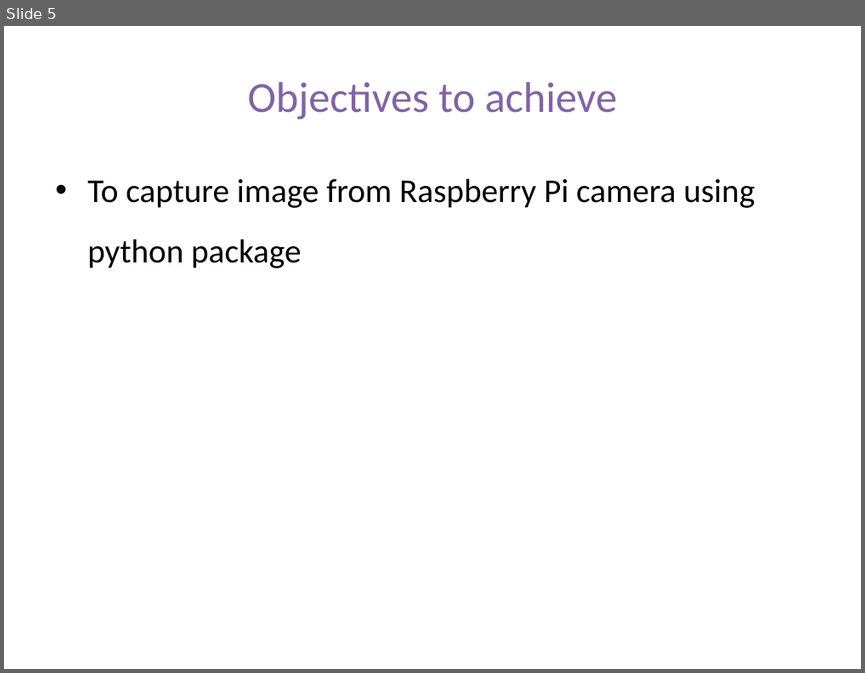
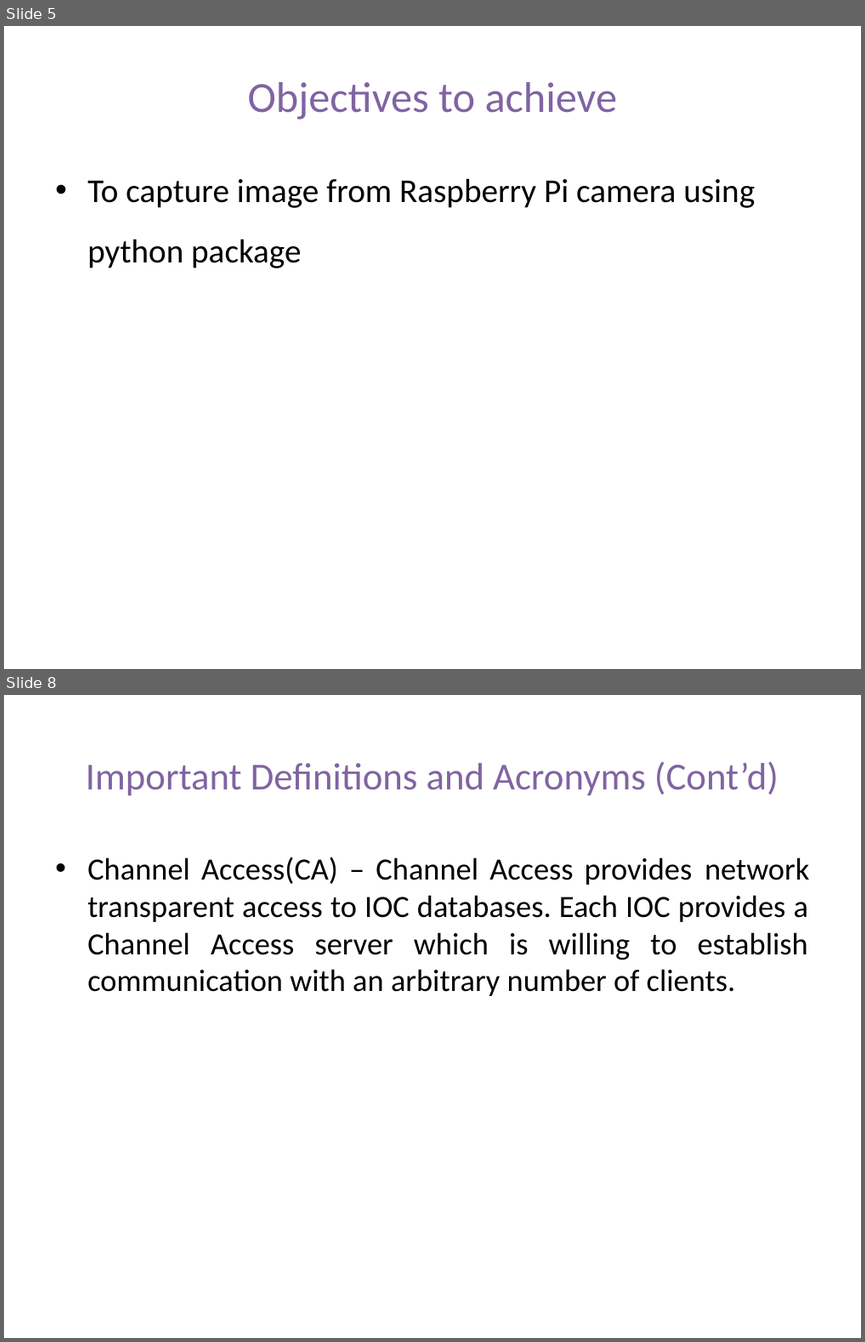
Before and after one commit to dayaniravi123/RaspberryPiBasedImageAcquisitionSystem, a slide deck: PPT_Raspberry_Pi_Based_Image_Acquisition_System.pptx. Shown one above the other, each under a label of ours: slide 5 before the commit, slides 5 and 8 after it; the slides between them are not shown. The pictures are 865x673 and 865x1342 pixels, drawn with LibreOffice and Linux fonts; fonts in the diff are those of the drawing. Boxes give left, top, right and bottom in pixels: in the first picture for what was removed or moved away, otherwise in the second. Text is boxed around its words. In the diff, an @@ line names an element or a change of style, - is before the commit and + after.

```diff
--- a/PPT_Raspberry_Pi_Based_Image_Acquisition_System.pptx
+++ b/PPT_Raspberry_Pi_Based_Image_Acquisition_System.pptx
@@ slide 8 added at (4, 695, 861, 1338), background #FFFFFF @@
@@ title added at (86, 761, 778, 795), 32 pt, text #8064A2 @@
+Important Definitions and Acronyms (Cont’d)
@@ text added at (87, 857, 809, 996), 26 pt, text #000000 @@
+• Channel Access(CA) – Channel Access provides network transparent access to IOC databases. Each IOC provides a Channel Access server which is willing to establish communication with an arbitrary number of clients.
```
Also in this commit, not shown: 1 slide changed, 3 other slides added.
